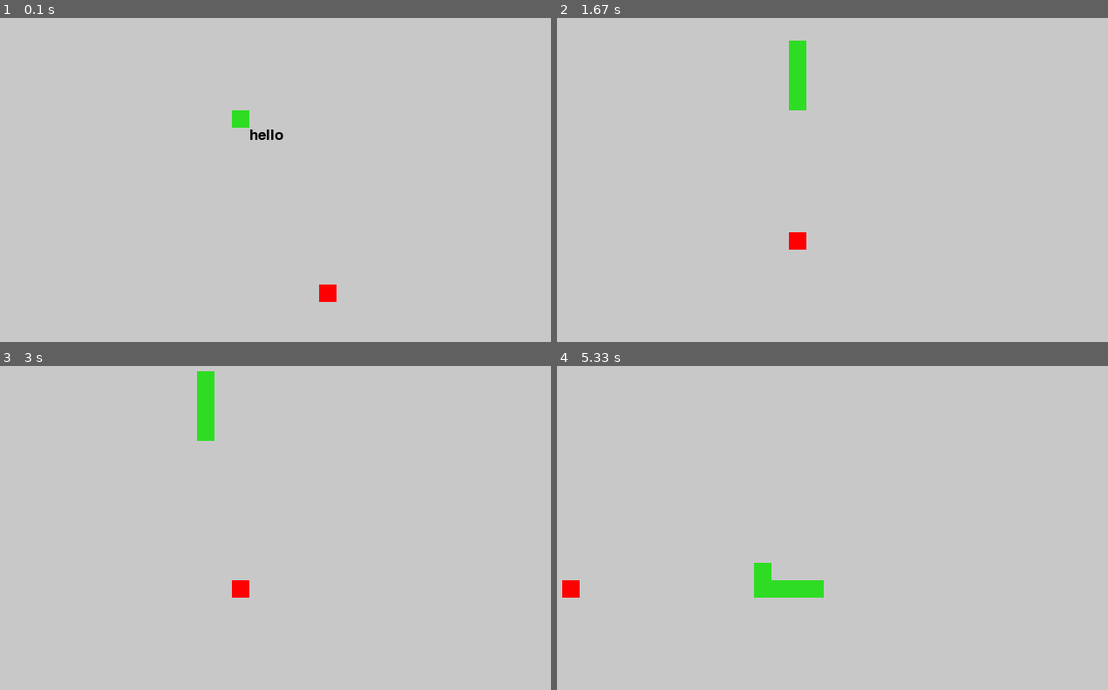
Above: before the commit, frames 1-4 (two rows, left to right).
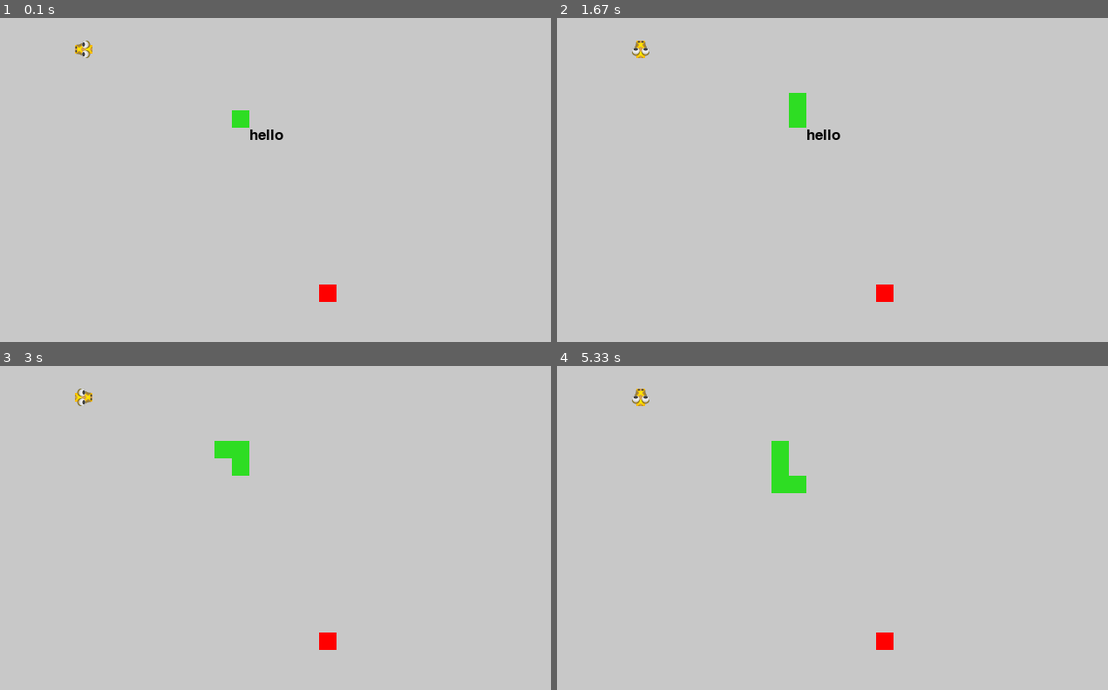
Above: after the commit, the same moments.

Repository: AndyGJorgensen/PyGameTutorialSnake
Game: pygame game, started from PyGameTutorialSnake/PyGameTutorialSnake/PyGameTutorialSnake.py
The game is run twice, just before and just after one commit, with the same random seed, the same clock (stepped at 60 frames per second) and the same inputs.
Inputs:
- Up to frame 1 (0.1 s): no input
- Up to frame 2 (1.67 s): hold Up 0.83-1.3 s
- Up to frame 3 (3 s): hold Left 1.83-2.37 s; hold Down from 2.4 s (still down)
- Up to frame 4 (5.33 s): release Down at 3 s; hold Right from 4.63 s (still down)

The runs differ from the first frame. In frame 1, 0.1% of the frame differs, in the area x 13-17%, y 6-13%; in frame 2, 1.3%; in frame 3, 1.6%; in frame 4, 2.0%, in the area x 0-62%, y 6-88%.

Commit message:
Added a sprite and spritesheet class (added some images)

Diff:
--- a/PyGameTutorialSnake/PyGameTutorialSnake/PyGameTutorialSnake.py
+++ b/PyGameTutorialSnake/PyGameTutorialSnake/PyGameTutorialSnake.py
@@ -3,14 +3,14 @@
 pygame.init()
 
 #setup display
-display_width = 800
-display_height = 600
+display_width, display_height = 800, 600
+
 fps=0
 gameDisplay = pygame.display.set_mode((display_width, display_height))
 pygame.display.set_caption("Snake") #sets the title of the game in the top of the bar
 #Setup clock and FPS
 clock = pygame.time.Clock()
-FPS = 5
+FPS = 1
 #Define Colors
 white = (255,255,255)
 black = (0,0,0)
@@ -72,6 +72,33 @@
     #foodX = random.randrange(0, display_width-food_size, food_size)
     #foodY = random.randrange(0, display_height-food_size, food_size)
 
+
+class spritesheet:
+	def __init__(self, filename, cols, rows):
+		self.sheet = pygame.image.load(filename).convert_alpha()
+
+		self.cols = cols
+		self.rows = rows
+		self.totalCellCount = cols * rows
+
+		self.rect = self.sheet.get_rect()
+		w = self.cellWidth = int(self.rect.width / cols)
+		h = self.cellHeight = int(self.rect.height / rows)
+		hw, hh = self.cellCenter = (int(w / 2), int(h / 2))
+
+		self.cells = list([(index % cols * w, int(index / cols) * h, w, h) for index in range(self.totalCellCount)])
+		self.handle = list([
+			(0, 0), (-hw, 0), (-w, 0),
+			(0, -hh), (-hw, -hh), (-w, -hh),
+			(0, -h), (-hw, -h), (-w, -h),])
+
+	def draw(self, surface, cellIndex, x, y, handle = 0):
+		surface.blit(self.sheet, (x + self.handle[handle][0], y + self.handle[handle][1]), self.cells[cellIndex])
+
+s = spritesheet("Images/head.png", 4, 1)
+CENTER_HANDLE = 0
+
+index = 3
 
 
 gameInit()
@@ -137,6 +164,12 @@
 
     pygame.draw.rect(gameDisplay, food_color, (foodX ,foodY,food_size,food_size))
     #print (playerX, playerY, foodX, foodY)
+
+    s.draw(gameDisplay, index % s.totalCellCount, 200, 200, 0) #draw (Display to blit to,Index number of image, locatation of X,Y,Offset 0=topleft)
+    index += 1
+    #s.draw.circle(gameDisplay, white, (HW, HH), 2, 0)
+
+
     pygame.display.update()
     fps = clock.get_fps()
     message_to_screen("hello",black)
Binary file added: PyGameTutorialSnake/Images/body.png
Binary file added: PyGameTutorialSnake/Images/head.png
Binary file added: PyGameTutorialSnake/Images/tail.png
Binary file added: PyGameTutorialSnake/PyGameTutorialSnake/Images/body.png
Binary file added: PyGameTutorialSnake/PyGameTutorialSnake/Images/head.png
Binary file added: PyGameTutorialSnake/PyGameTutorialSnake/Images/tail.png
Not shown, changed: PyGameTutorialSnake/PyGameTutorialSnake/PyGameTutorialSnake.pyproj
